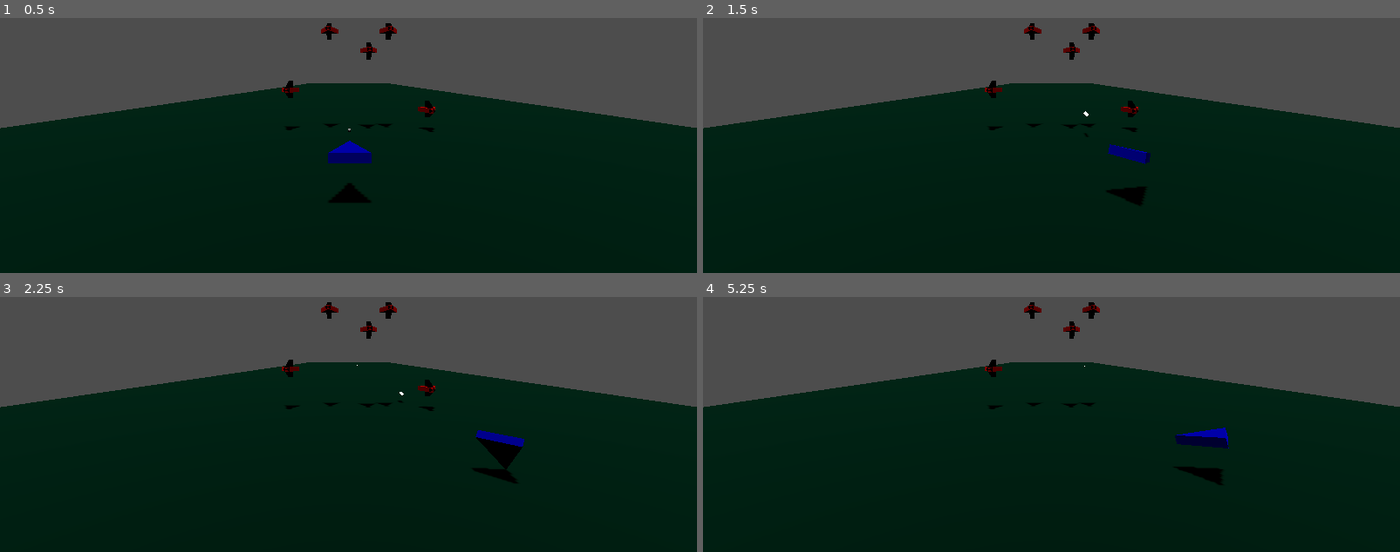
Above: before the commit, frames 1-4 (two rows, left to right).
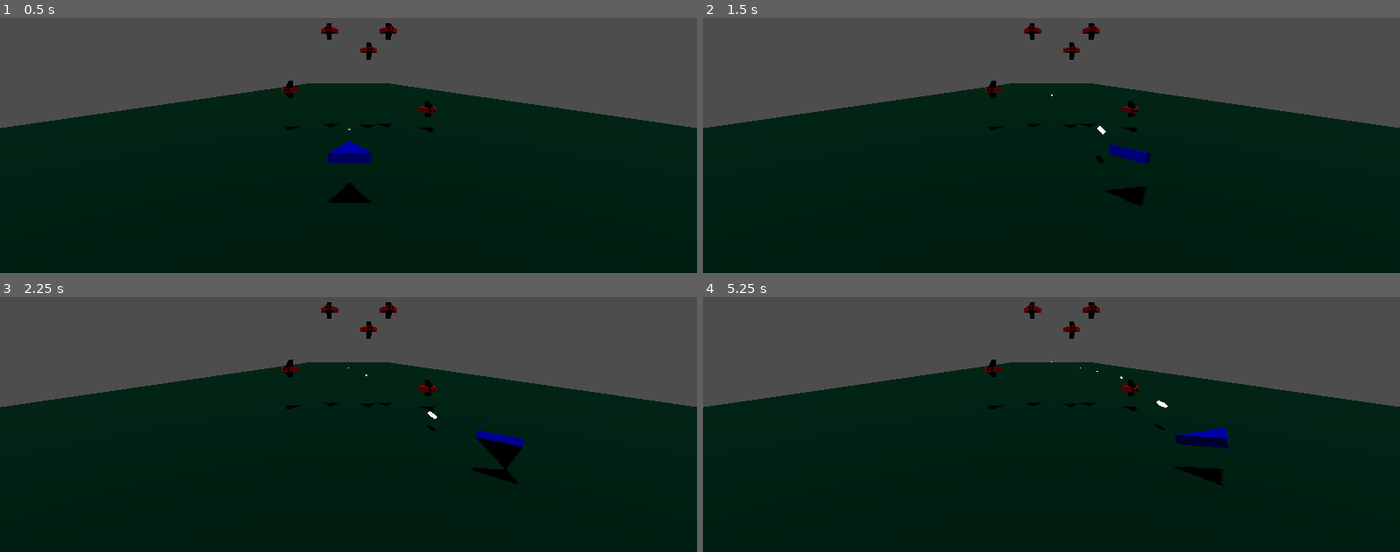
Above: after the commit, the same moments.

Repository: fredchien3/20-game-challenge
Game: Godot game, scene res://main/main.tscn
The game is run twice, just before and just after one commit, with the same random seed, the same clock (stepped at 60 frames per second) and the same inputs.
Inputs:
- Up to frame 1 (0.5 s): no input
- Up to frame 2 (1.5 s): tap Enter at 0.5 s; hold D (move_right) 0.53-1.28 s; hold Space (shoot) 0.53-1.28 s; hold S (move_down) from 1.28 s (still down); tap Space (shoot) at 1.35 s
- Up to frame 3 (2.25 s): release S (move_down) at 2.03 s; hold D (move_right) from 2.03 s (still down); hold Space (shoot) from 2.03 s (still down)
- Up to frame 4 (5.25 s): release D (move_right) at 2.78 s; release Space (shoot) at 2.78 s; hold W (move_up) 2.78-3.53 s; tap Space (shoot) at 2.85, 4.35 s; hold Space (shoot) 3.53-4.28 s; hold A (move_left) 3.53-5.03 s; hold S (move_down) from 5.03 s (still down); hold Space (shoot) from 5.03 s (still down)

Frame 1 is identical in both runs. In frame 2, less than 0.1% of the frame differs, in the area x 49-58%, y 30-57%; in frame 3, less than 0.1%; in frame 4, 0.2%, in the area x 49-67%, y 25-53%.

Commit message:
Shoot projectile at angle of ship body

Diff:
--- a/8--star-fox/projectile/projectile.gd
+++ b/8--star-fox/projectile/projectile.gd
@@ -1,9 +1,9 @@
 extends RigidBody3D
 
-@export var speed: Vector3
+@export var speed: float
 
 func _ready() -> void:
-	linear_velocity = speed
+	linear_velocity = -global_transform.basis.z * speed
 	await get_tree().create_timer(10).timeout
 	queue_free()
 
--- a/8--star-fox/projectile/projectile.tscn
+++ b/8--star-fox/projectile/projectile.tscn
@@ -22,7 +22,7 @@
 collision_mask = 5
 gravity_scale = 0.0
 script = ExtResource("1_6aa83")
-speed = Vector3(0, 0, -50)
+speed = 20.0
 
 [node name="BodyCollision" type="CollisionShape3D" parent="." unique_id=1528503393]
 transform = Transform3D(1, 0, 0, 0, -4.371139e-08, 1, 0, -1, -4.371139e-08, 0, 0, 0)
